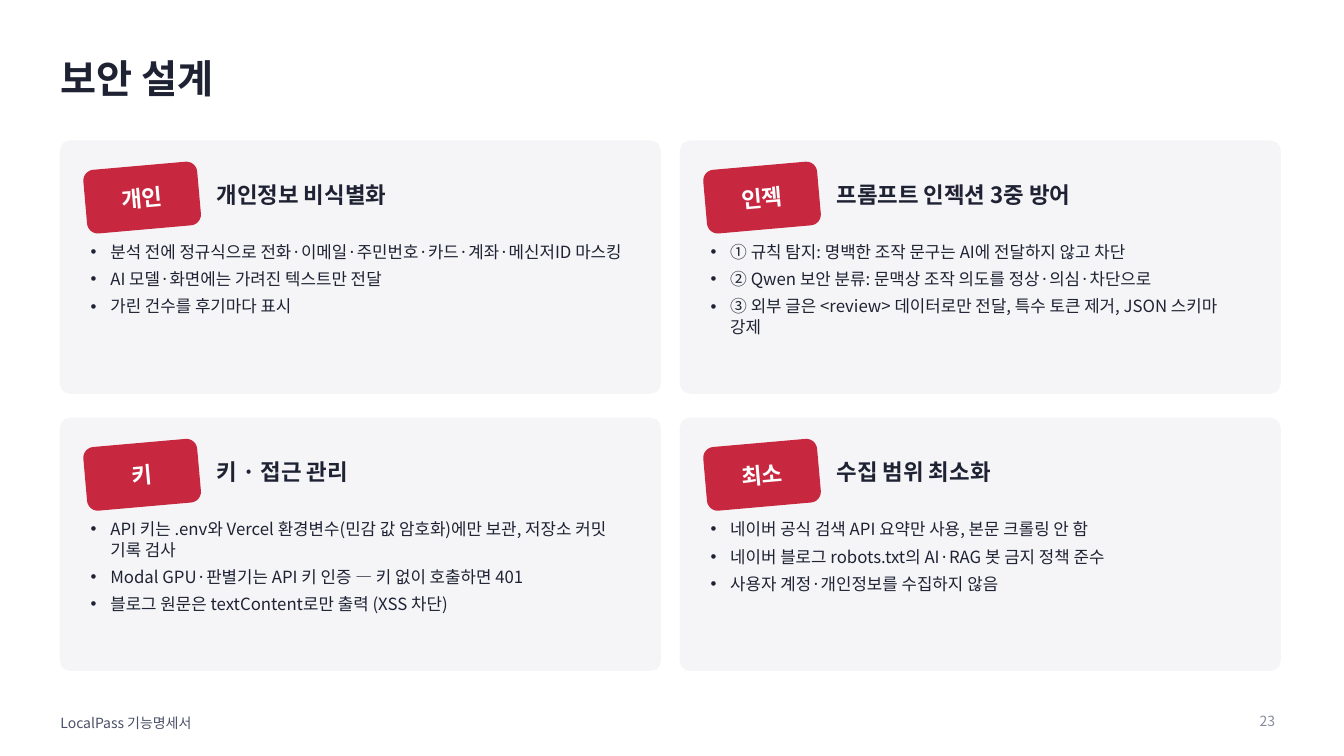
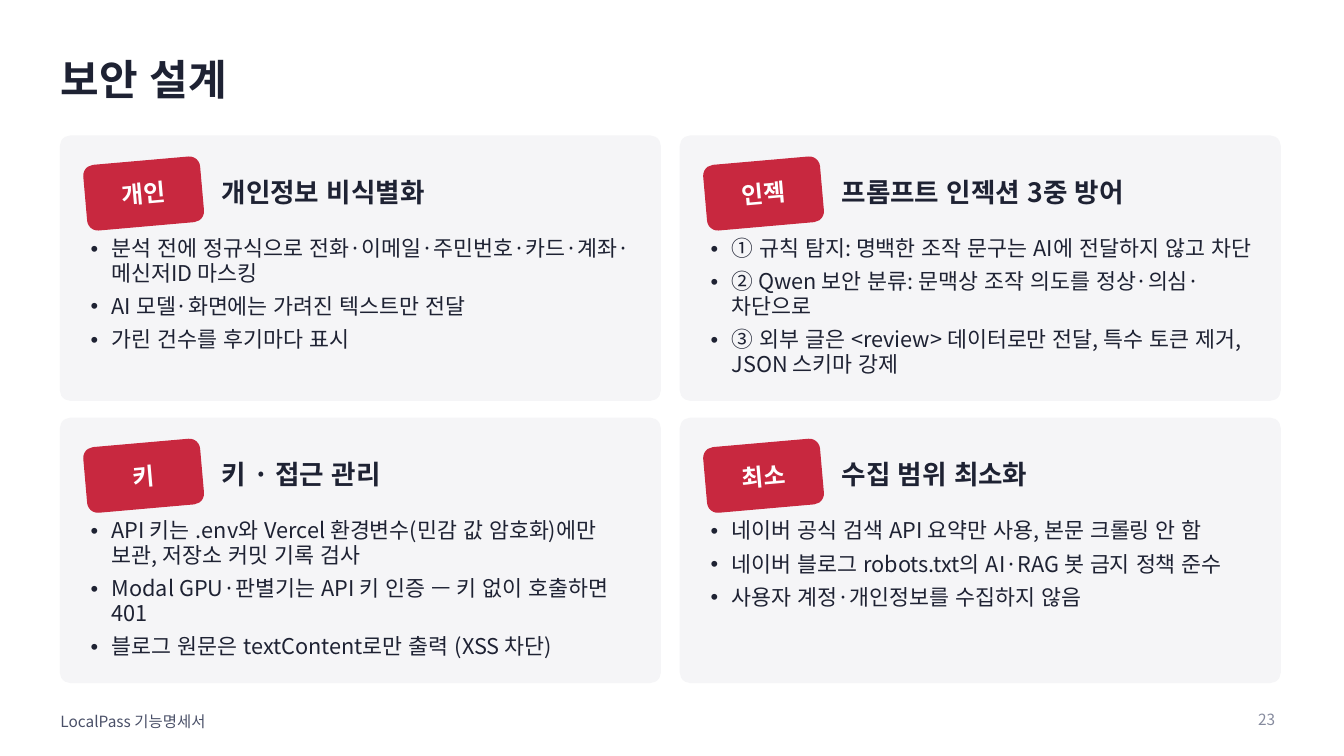
Before and after one commit to 55wind/localpass, a slide deck: slide 23 of docs/LocalPass_기능명세서.pptx. Drawn at 1344x756 pixels with LibreOffice and Linux fonts; fonts in the diff are those of the drawing. Boxes give left, top, right and bottom in pixels: in the first picture for what was removed or moved away, otherwise in the second. Text is boxed around its words. In the diff, an @@ line names an element or a change of style, - is before the commit and + after.

```diff
--- a/docs/LocalPass_기능명세서.pptx
+++ b/docs/LocalPass_기능명세서.pptx
@@ title "보안 설계" at (x1=60, y1=59, x2=226, y2=99): size 28 to 30 pt @@
@@ rounded rectangle resized from (x1=60, y1=141, x2=660, y2=393) to (x1=60, y1=136, x2=660, y2=400) @@
@@ rounded rectangle resized from (x1=681, y1=141, x2=1280, y2=393) to (x1=681, y1=136, x2=1280, y2=400) @@
@@ rounded rectangle "개인" moved from (x1=83, y1=162, x2=201, y2=234) to (x1=83, y1=156, x2=204, y2=231) @@
@@ size 16 to 17 pt; proportions changed in 4 elements at (x1=83, y1=439, x2=204, y2=513), (x1=703, y1=439, x2=824, y2=513), (x1=83, y1=156, x2=204, y2=231), (x1=703, y1=156, x2=824, y2=231) @@
@@ rounded rectangle "인젝" moved from (x1=703, y1=162, x2=821, y2=234) to (x1=703, y1=156, x2=824, y2=231) @@
@@ rounded rectangle resized from (x1=60, y1=418, x2=660, y2=670) to (x1=60, y1=418, x2=660, y2=683) @@
@@ proportions changed in 4 elements at (x1=60, y1=136, x2=660, y2=400), (x1=681, y1=136, x2=1280, y2=400), (x1=60, y1=418, x2=660, y2=683), (x1=681, y1=418, x2=1280, y2=683) @@
@@ rounded rectangle resized from (x1=681, y1=418, x2=1280, y2=670) to (x1=681, y1=418, x2=1280, y2=683) @@
@@ size 16 to 19 pt in 4 elements at (x1=222, y1=179, x2=425, y2=205), (x1=842, y1=179, x2=1124, y2=205), (x1=222, y1=461, x2=381, y2=487), (x1=842, y1=461, x2=1027, y2=487) @@
@@ size 12 to 15.5 pt; indent changed; line spacing 1 to 0.95; more space between paragraphs in 4 elements at (x1=112, y1=238, x2=629, y2=349), (x1=732, y1=237, x2=1251, y2=374), (x1=112, y1=520, x2=609, y2=658), (x1=732, y1=520, x2=1222, y2=607) @@
@@ text "LocalPass 기능명세서" at (x1=60, y1=714, x2=205, y2=728): size 10 to 11 pt @@
@@ page number at (x1=1258, y1=713, x2=1275, y2=725): size 10 to 11 pt @@
```
Also in this commit, not shown: 25 other slides changed, 2 other files.
